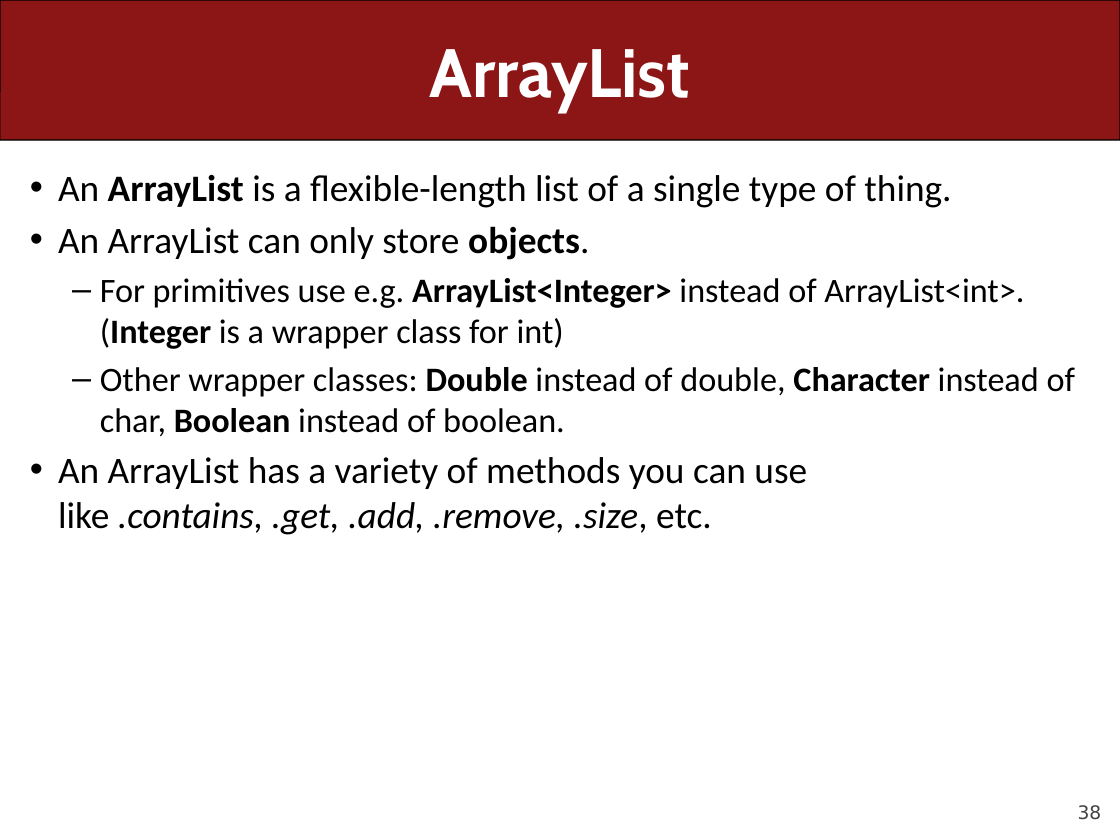
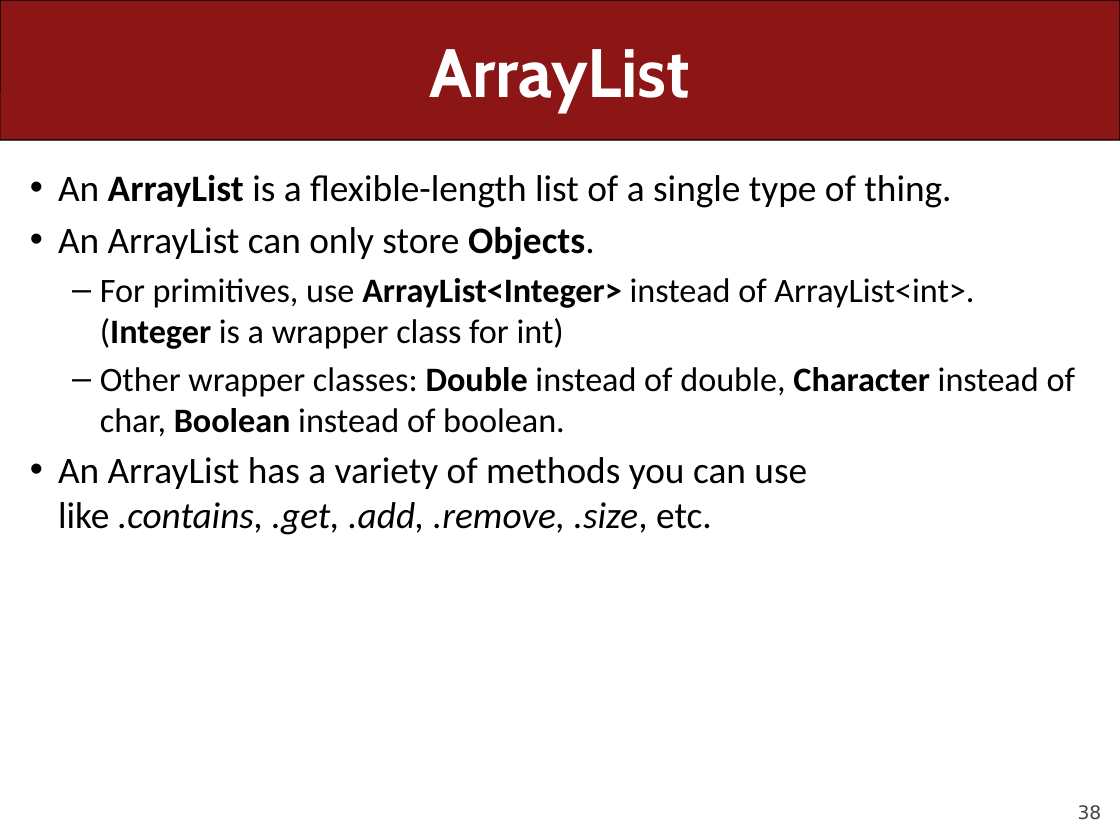
Before and after one commit to ckincaid17/cs106a-summer-2018, a slide deck: slide 38 of WWW/lectures/Lecture27/Lecture27.pptx. Drawn at 1120x840 pixels with LibreOffice and Linux fonts; fonts in the diff are those of the drawing. Boxes give left, top, right and bottom in pixels: in the first picture for what was removed or moved away, otherwise in the second. Text is boxed around its words. In the diff, an @@ line names an element or a change of style, - is before the commit and + after.

Commit message:
Lecture 27 updates

```diff
--- a/WWW/lectures/Lecture27/Lecture27.pptx
+++ b/WWW/lectures/Lecture27/Lecture27.pptx
@@ text at <box>58,226,974,349</box>: text changed @@
-• An ArrayList can only store objects.
-  – For primitives use e.g. ArrayList<Integer> instead of ArrayList<int>. (Integer is a wrapper class for int)
+• An ArrayList can only store Objects.
+  – For primitives, use ArrayList<Integer> instead of ArrayList<int>. (Integer is a wrapper class for int)
```
Also in this commit, not shown: 8 other slides changed, 24 slides removed, 3 other files.
